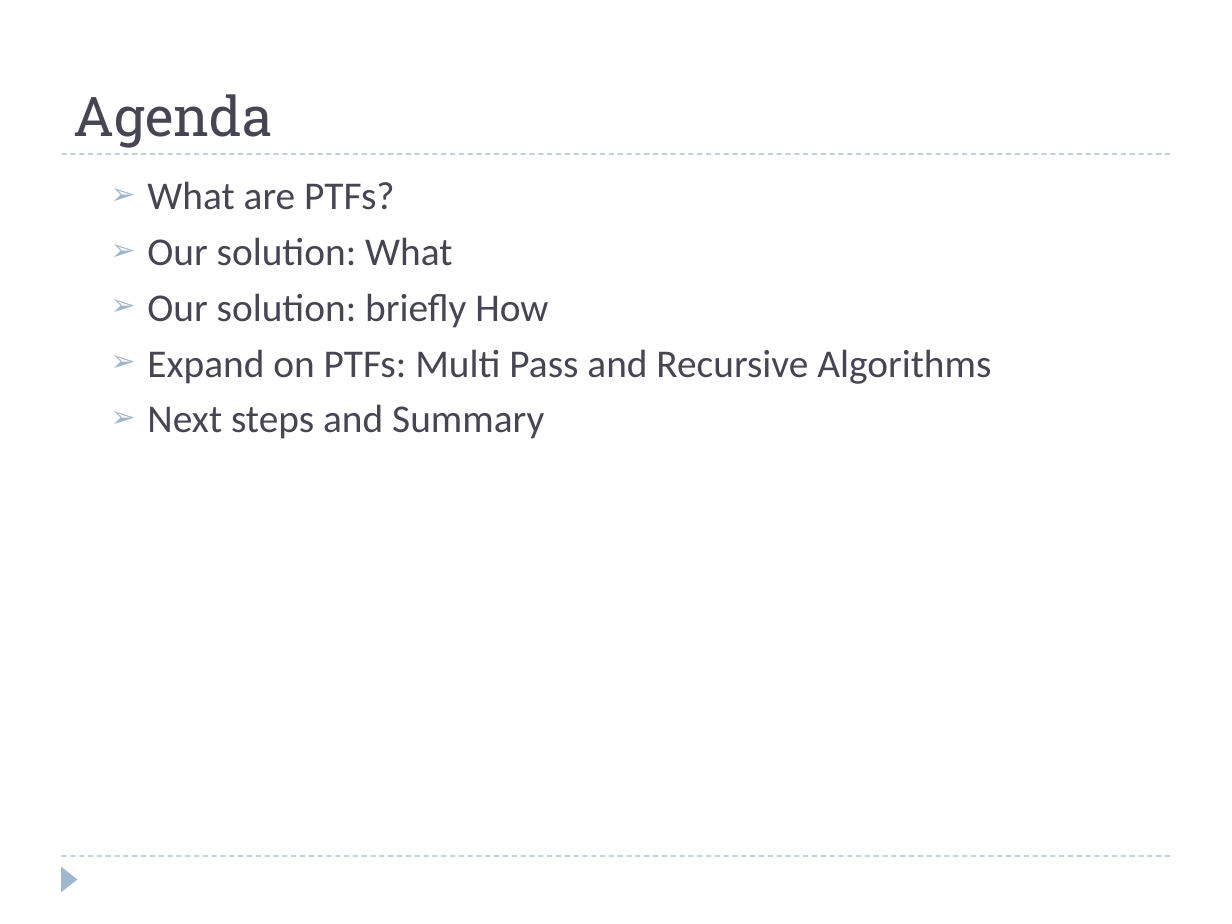
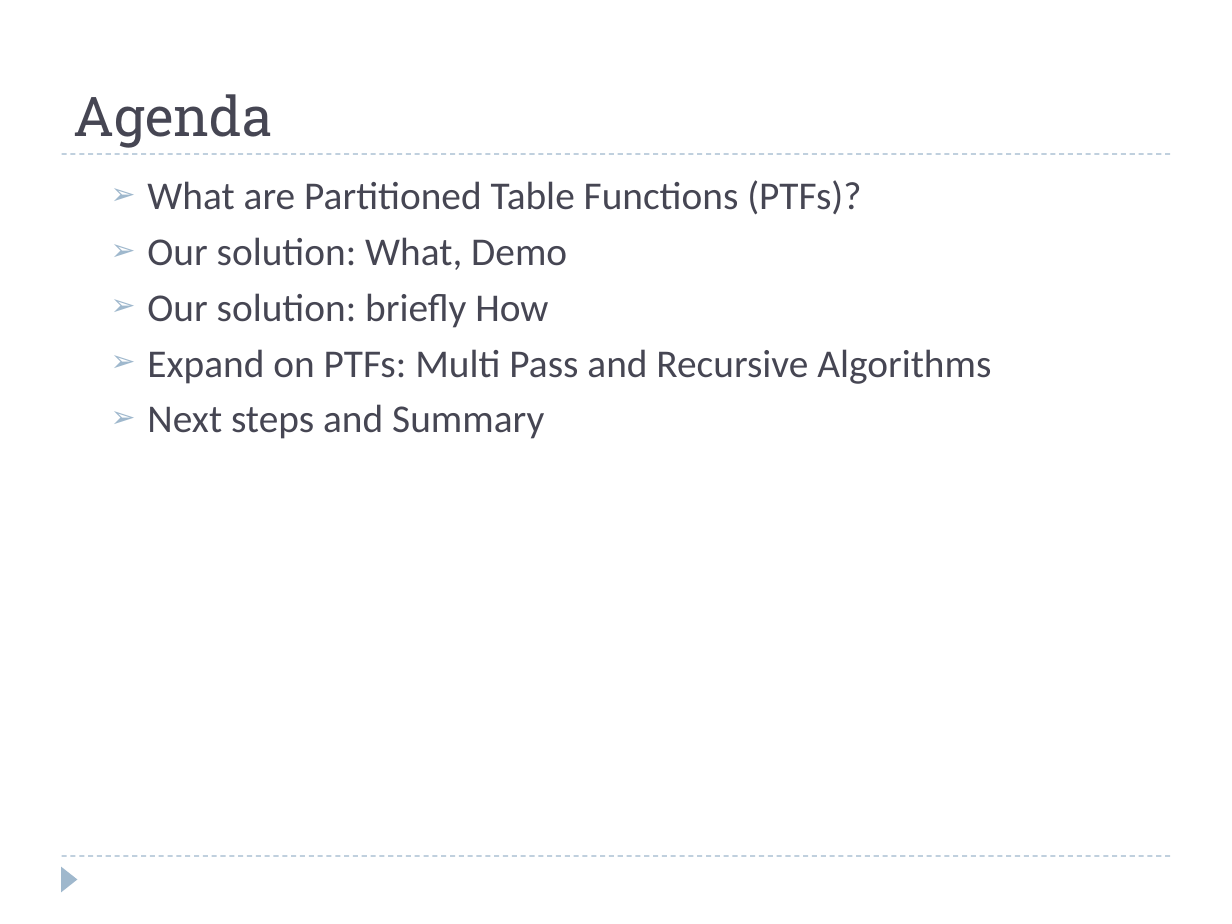
Before and after one commit to hbutani/SQLWindowing, a slide deck: slide 2 of docs/SQW.ppt. Drawn at 1232x924 pixels with LibreOffice and Linux fonts; fonts in the diff are those of the drawing. Boxes give left, top, right and bottom in pixels: in the first picture for what was removed or moved away, otherwise in the second. Text is boxed around its words. In the diff, an @@ line names an element or a change of style, - is before the commit and + after.

```diff
--- a/docs/SQW.ppt
+++ b/docs/SQW.ppt
@@ text at box(147, 180, 861, 270): text changed @@
-  ➢ What are PTFs?
-  ➢ Our solution: What
+  ➢ What are Partitioned Table Functions (PTFs)?
+  ➢ Our solution: What, Demo
```
Also in this commit, not shown: 5 other slides changed, 13 slides removed.
